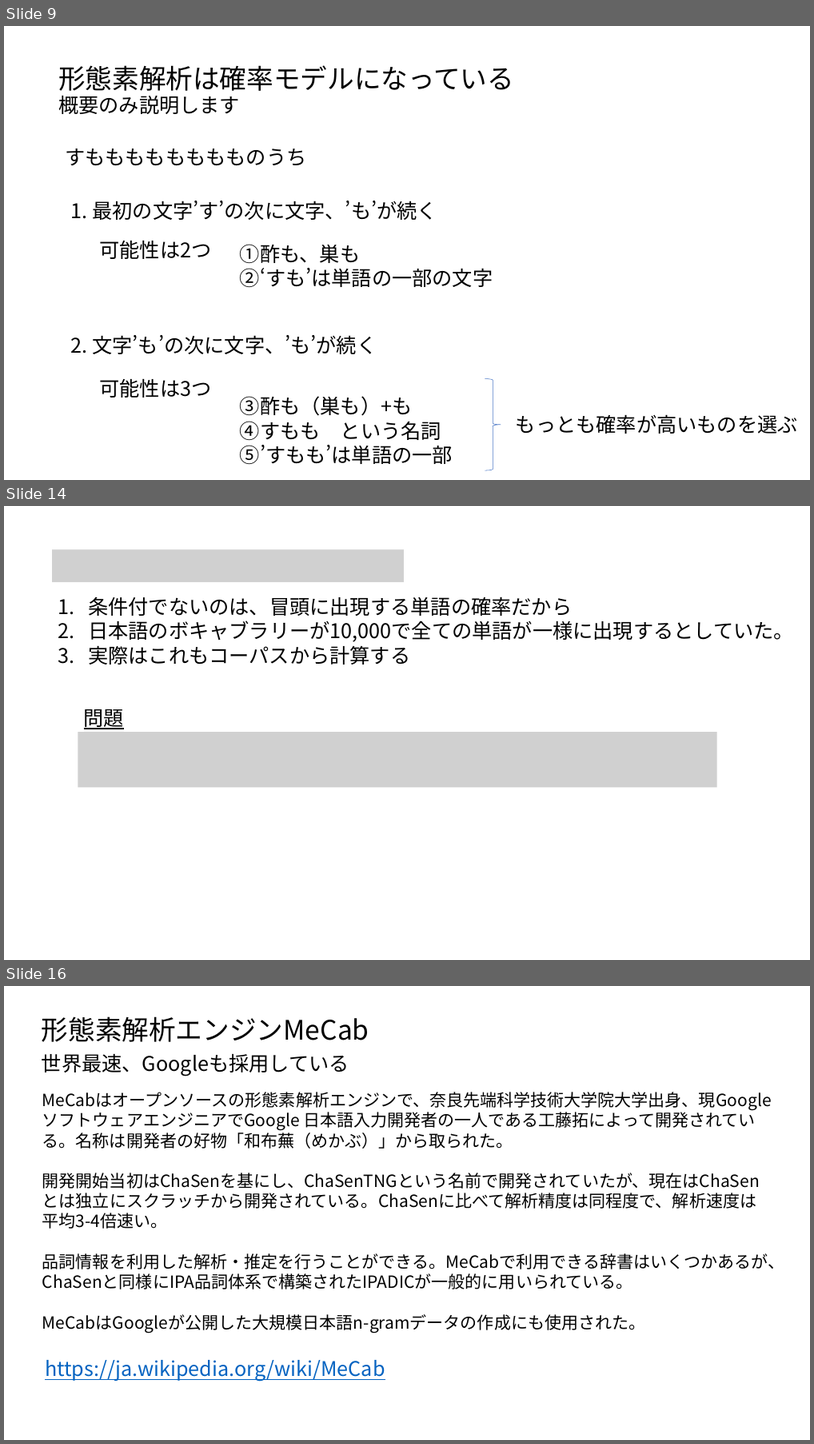
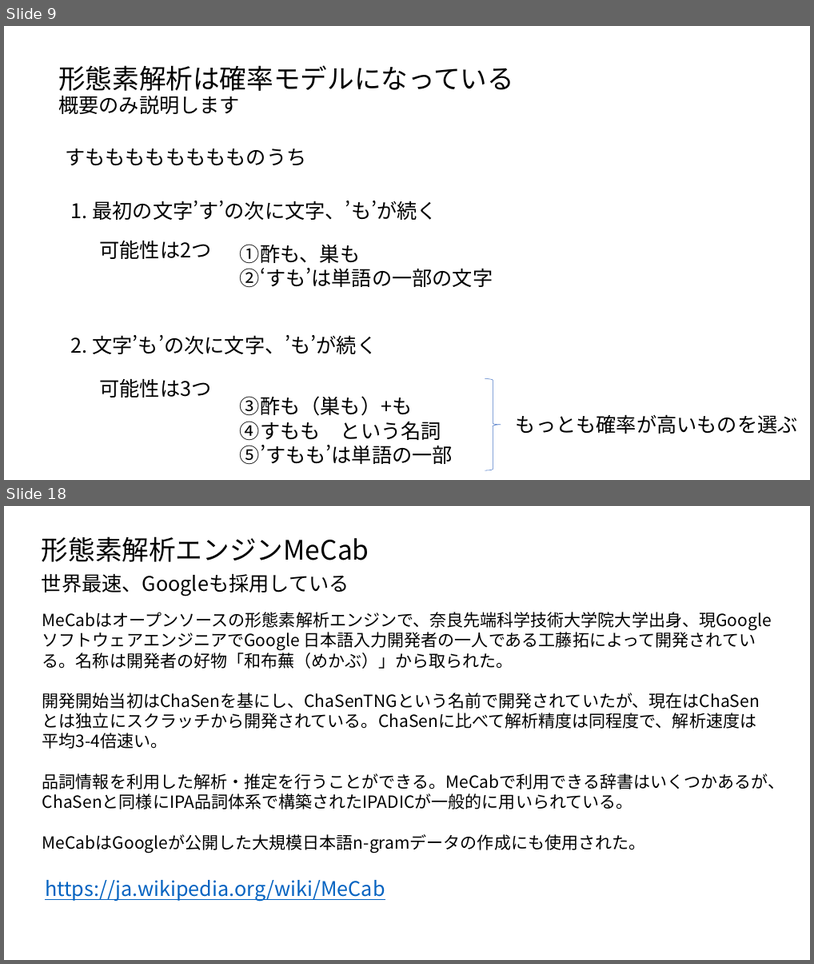
Before and after one commit to ueharaLab/NLP_2-tokenizer, a slide deck: textmining2 tokenizer.pptx. Shown one above the other, each under a label of ours: slides 9, 14 and 16 before the commit, slides 9 and 18 after it; the slides between them are not shown. The pictures are 814x1444 and 814x964 pixels, drawn with LibreOffice and Linux fonts; fonts in the diff are those of the drawing; grey boxes stand for pictures. Boxes give left, top, right and bottom in pixels: in the first picture for what was removed or moved away, otherwise in the second. Text is boxed around its words. In the diff, an @@ line names an element or a change of style, - is before the commit and + after.

```diff
--- a/textmining2 tokenizer.pptx
+++ b/textmining2 tokenizer.pptx
@@ slide 14 removed at bbox=[4, 506, 810, 960], background #FFFFFF @@
@@ picture removed at bbox=[52, 549, 405, 582] @@
@@ text removed at bbox=[88, 596, 794, 664] @@
-1. 条件付でないのは、冒頭に出現する単語の確率だから
-2. 日本語のボキャブラリーが10,000で全ての単語が一様に出現するとしていた。
-3. 実際はこれもコーパスから計算する
@@ text removed at bbox=[84, 709, 124, 729] @@
-問題
@@ picture removed at bbox=[78, 732, 718, 788] @@
@@ what was slide 16 is now slide 18 @@
```
Also in this commit, not shown: 7 slides changed, 4 slides added, 4 other files.
